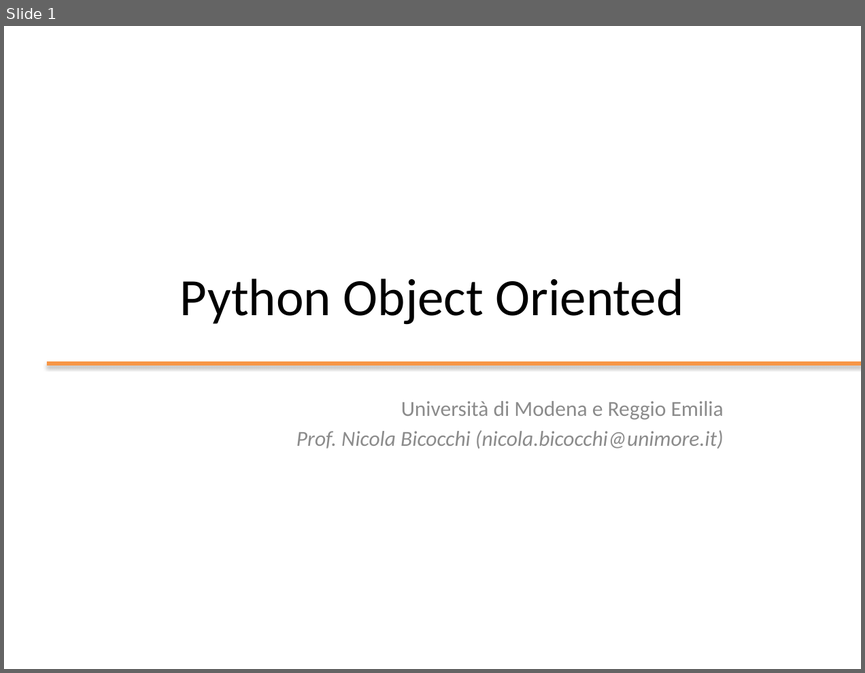
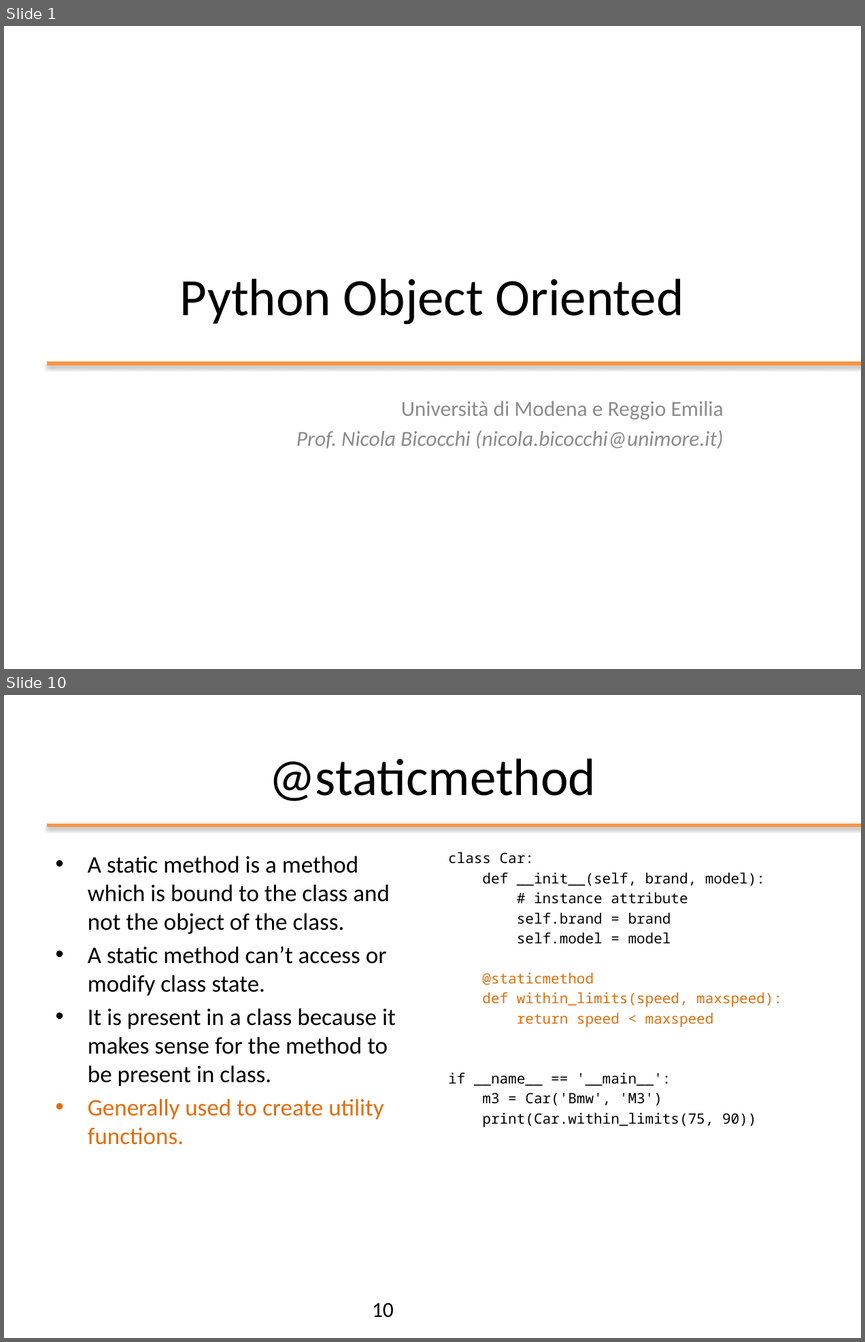
Before and after one commit to nbicocchi/ooprogramming, a slide deck: slides/python/ppt/03 - Python Object Oriented.pptx. Shown one above the other, each under a label of ours: slide 1 before the commit, slides 1 and 10 after it; the slides between them are not shown. The pictures are 865x673 and 865x1342 pixels, drawn with LibreOffice and Linux fonts; fonts in the diff are those of the drawing. Boxes give left, top, right and bottom in pixels: in the first picture for what was removed or moved away, otherwise in the second. Text is boxed around its words. In the diff, an @@ line names an element or a change of style, - is before the commit and + after.

```diff
--- a/slides/python/ppt/03 - Python Object Oriented.pptx
+++ b/slides/python/ppt/03 - Python Object Oriented.pptx
@@ slide 10 added at <box>4,695,861,1338</box>, background #FFFFFF @@
@@ title added at <box>269,758,596,801</box>, 44 pt, text #000000 @@
+@staticmethod
@@ line added from (47, 826) to (861, 826), #F79646 3 pt @@
@@ text added at <box>88,855,396,1144</box>, 20 pt, text #000000 @@
+• A static method is a method which is bound to the class and not the object of the class.
+• A static method can’t access or modify class state.
+• It is present in a class because it makes sense for the method to be present in class.
+• Generally used to create utility functions.
@@ text added at <box>448,852,782,1127</box>, 12 pt, text #000000 @@
+class Car:
+def __init__(self, brand, model):
+# instance attribute
+self.brand = brand
+self.model = model
+@staticmethod
+def within_limits(speed, maxspeed):
+return speed < maxspeed
+if __name__ == '__main__':
+m3 = Car('Bmw', 'M3')
+print(Car.within_limits(75, 90))
@@ page number added at <box>372,1302,394,1317</box>, 18 pt, text #000000 @@
+10
```
Also in this commit, not shown: 5 slides changed, 11 other slides added, 1 other file.
